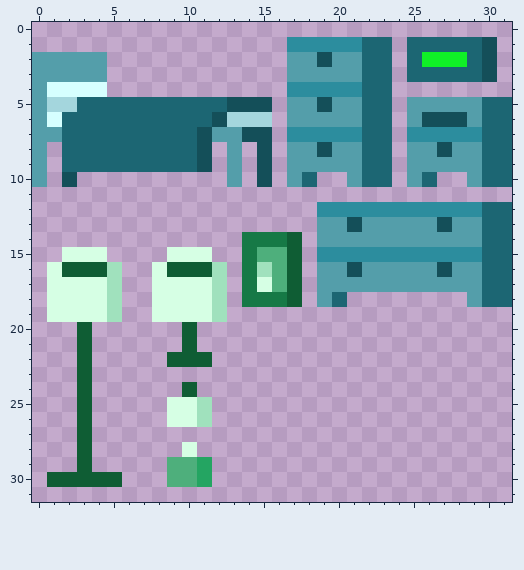
Two states of a pixel-art sprite, Assets/Art/Props/Props_Bedroom.png. Above: the version before the commit.
The file is 32x32 pixels.
After the commit:
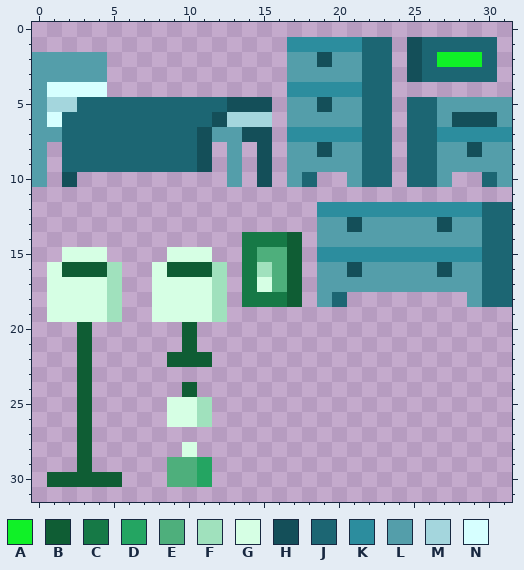
Palette (. is transparent): A #10f127  B #0f5d34  C #167946  D #24a562  E #4eaf7c  F #a0e1bd  G #d6ffe4  H #144f59  J #1c6673  K #2c8d9e  L #549eaa  M #a4d6dd  N #d6ffff
From old to new:
y 1: x 25 J -> H; x 30 H -> J
y 2: x 25..26 JA -> HJ; x 29..30 JH -> AJ
y 3: x 25 J -> H; x 30 H -> J
y 5: x 25..26 LL -> JJ; x 30..31 JJ -> LL
y 6: x 25..27 LHH -> JJL; x 29..31 LJJ -> HHL
y 7: x 25..26 KK -> JJ; x 30..31 JJ -> KK
y 8: x 25..27 LLH -> JJL; x 29..31 LJJ -> HLL
y 9: x 25..26 LL -> JJ; x 30..31 JJ -> LL
y 10: x 25 L -> J; x 27 . -> L; x 29 L -> .; x 31 J -> L
Pixel boxes of the changes (left, top, right, bottom) in both pictures:
changed: (407, 37, 512, 187)
